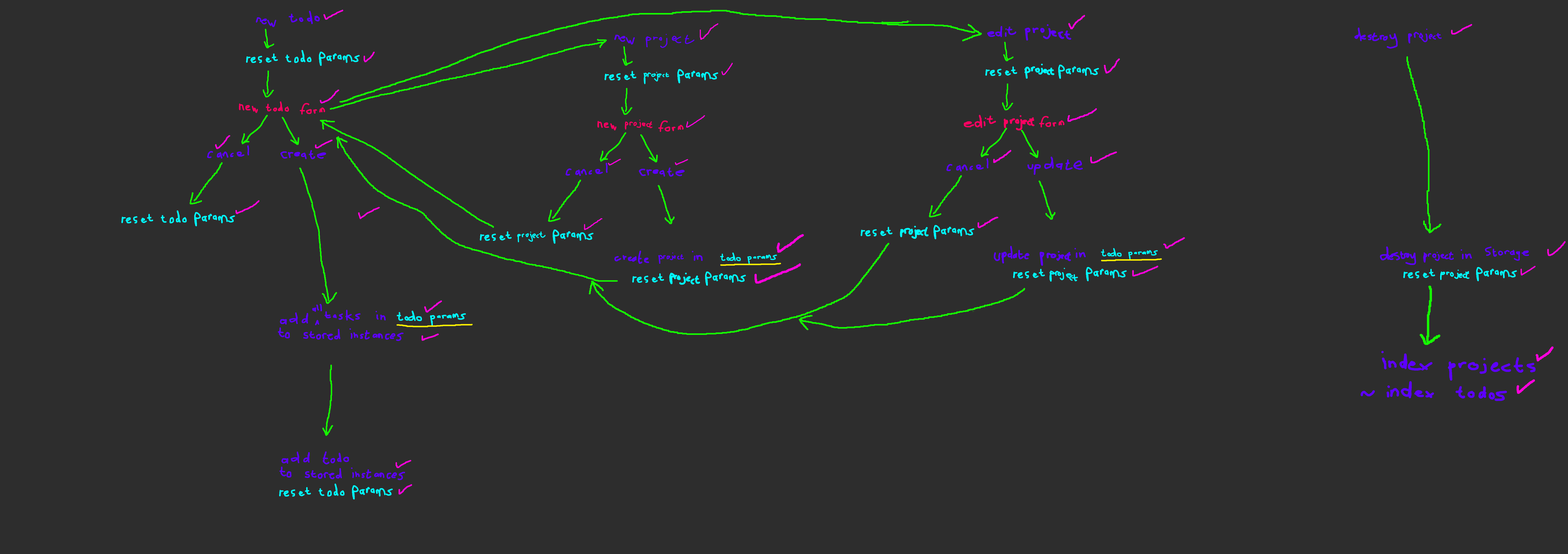
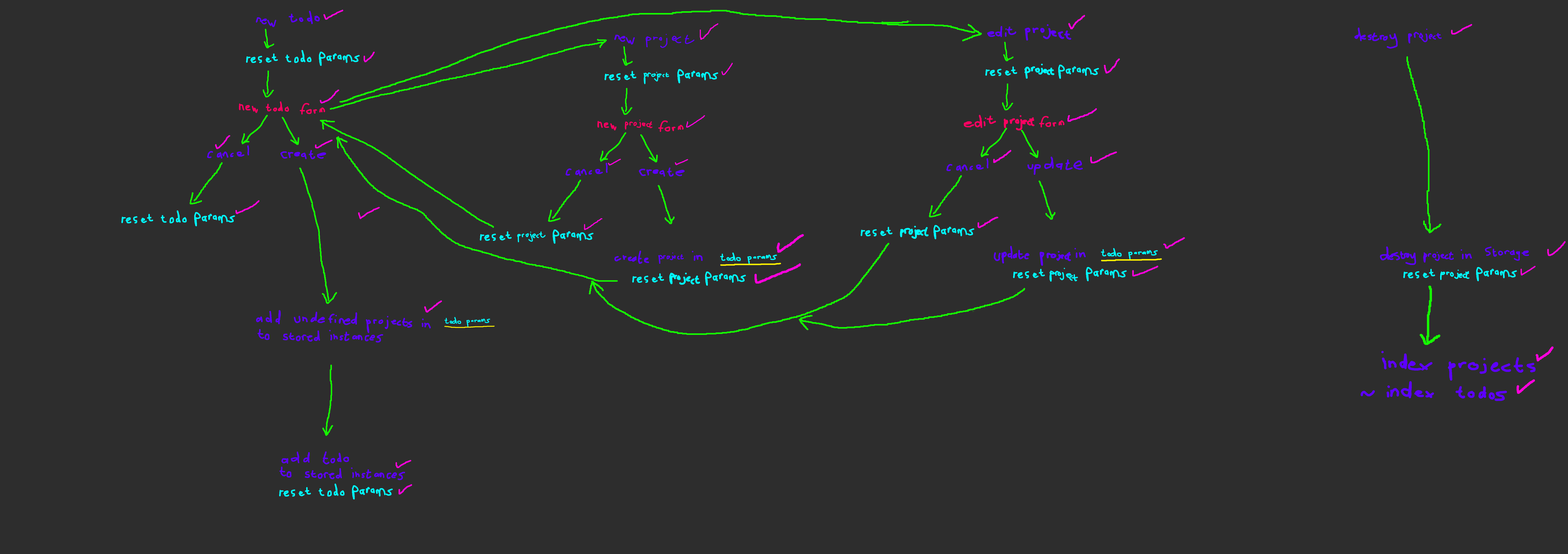
Revision of a layered 1568 × 554 image; what changed, layer by layer:
painted on "Paint Layer 2" over box(256, 303, 495, 343)
painted on "Paint Layer 1" over box(256, 303, 495, 343)
